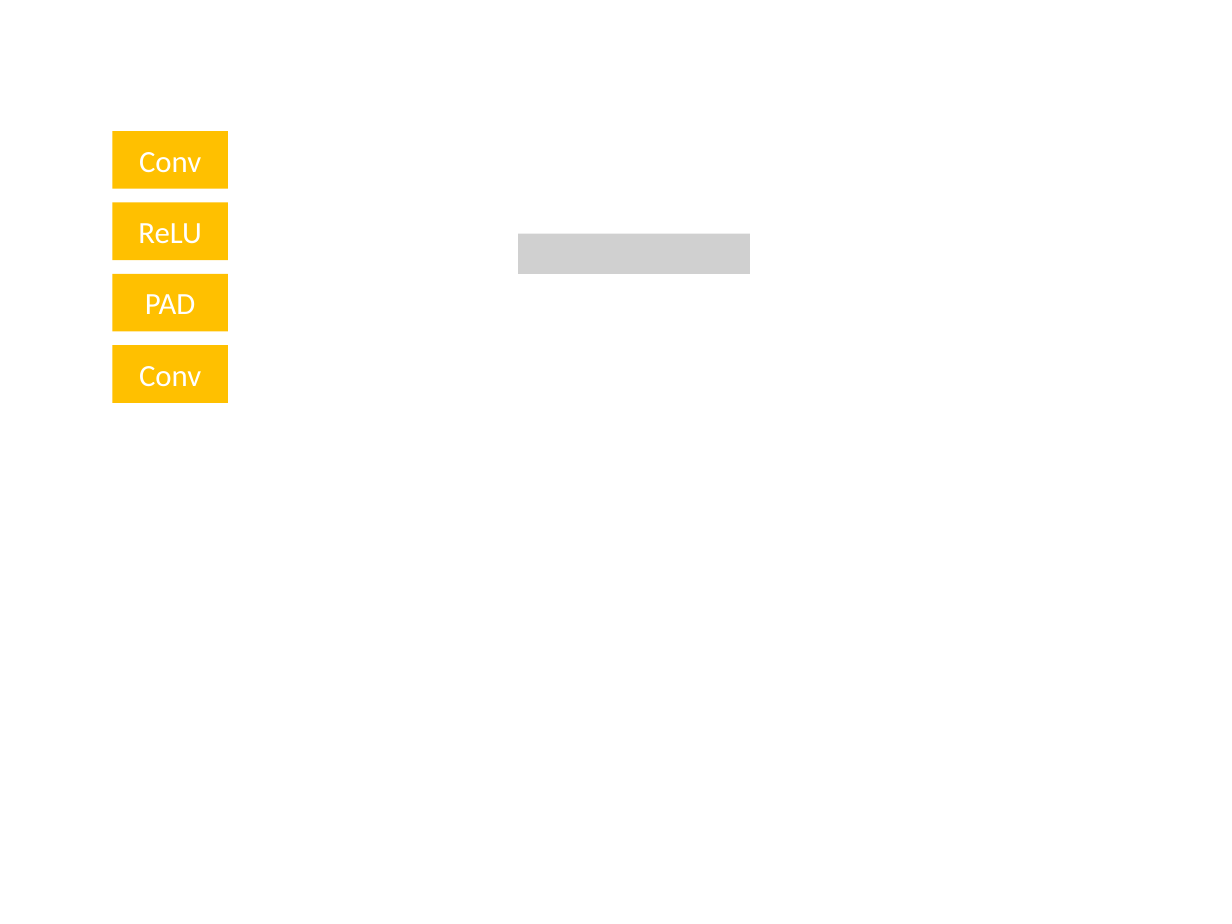
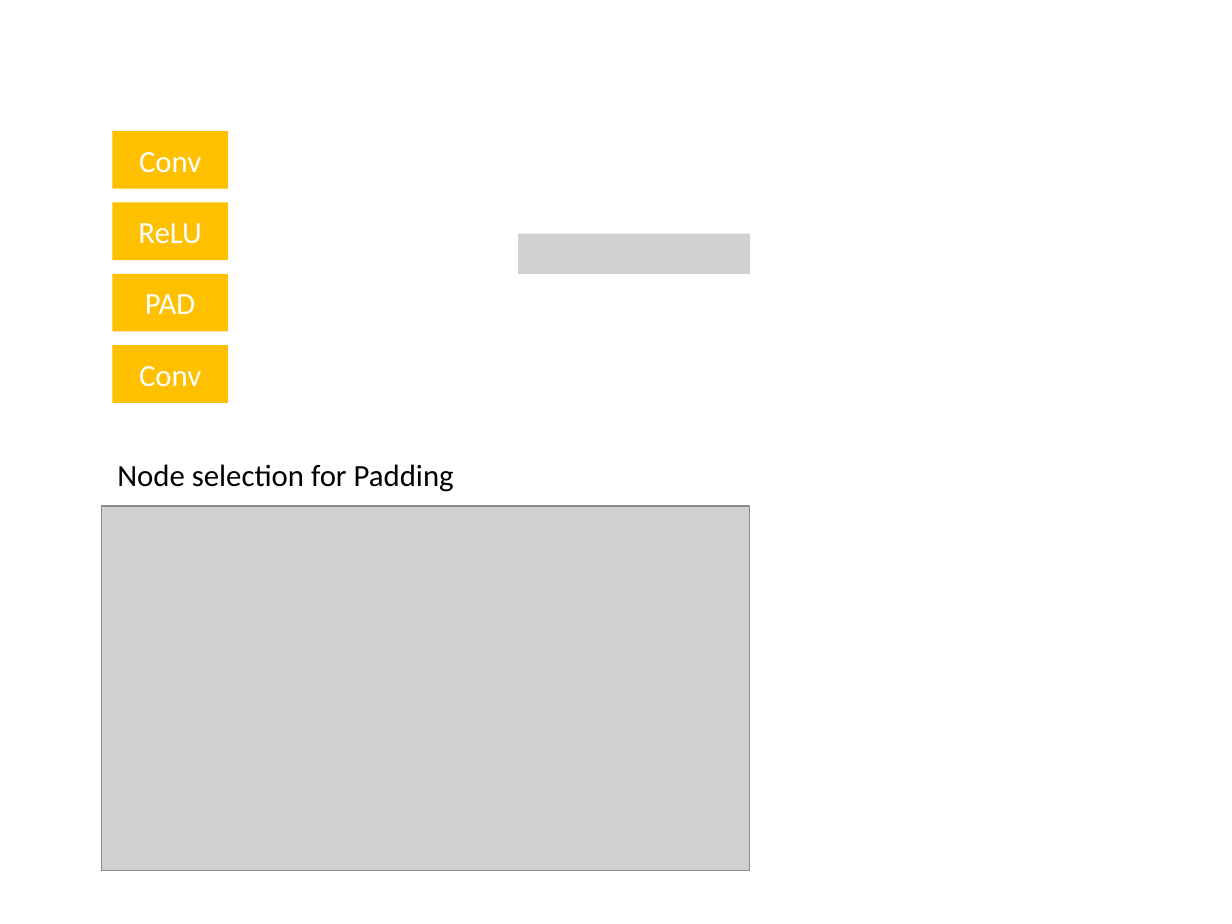
Before and after one commit to seban90/My-Archive, a slide deck: slide 1 of Thesis/master/study_padding_0711.pptx. Drawn at 1232x924 pixels with LibreOffice and Linux fonts; fonts in the diff are those of the drawing; grey boxes stand for pictures. Boxes give left, top, right and bottom in pixels: in the first picture for what was removed or moved away, otherwise in the second. Text is boxed around its words. In the diff, an @@ line names an element or a change of style, - is before the commit and + after.

Commit message:
modified ppt file

```diff
--- a/Thesis/master/study_padding_0711.pptx
+++ b/Thesis/master/study_padding_0711.pptx
@@ text added at box(117, 464, 454, 492), 18 pt, text #000000 @@
+Node selection for Padding
@@ picture added at box(102, 506, 750, 871) @@
```
Also in this commit, not shown: 1 slide added.
